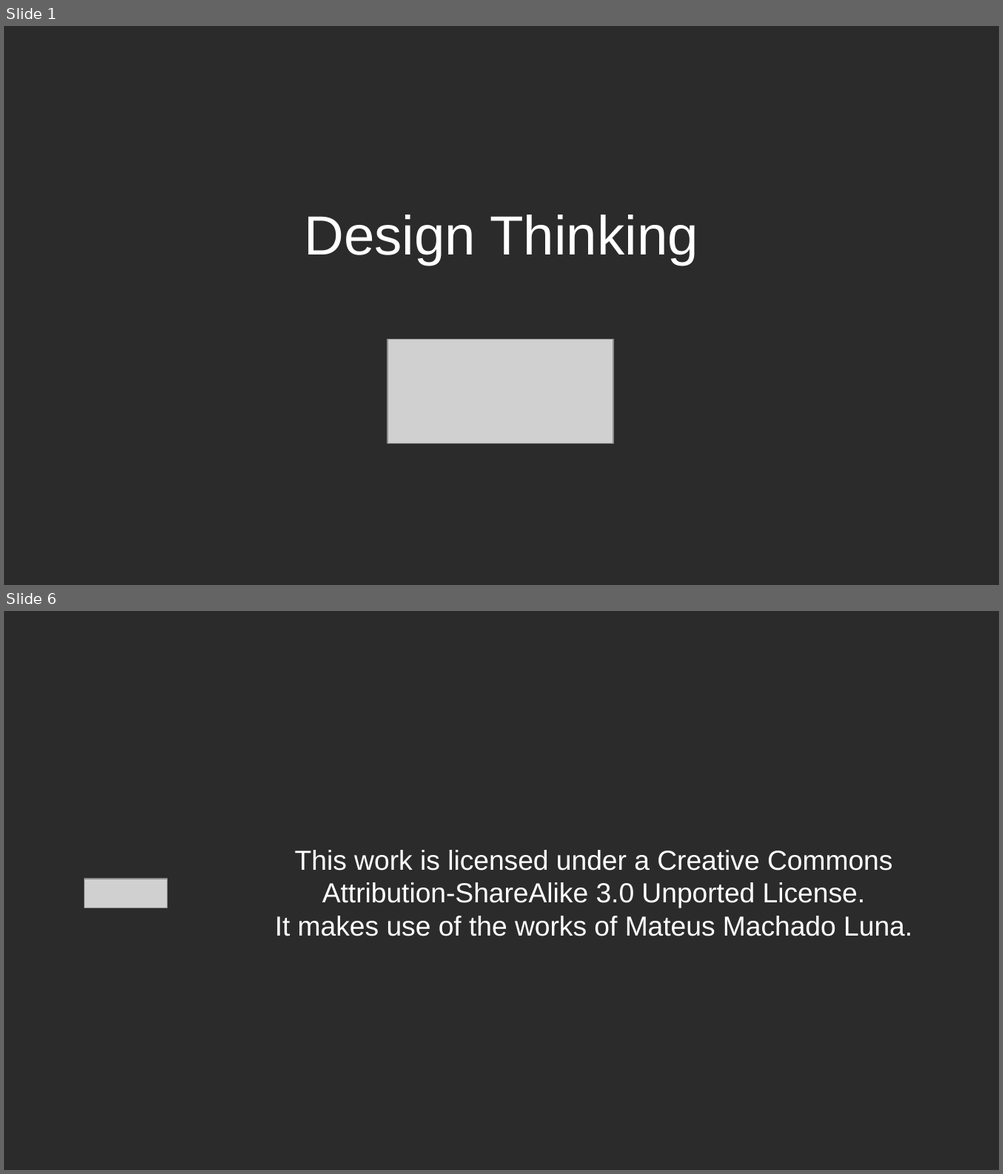
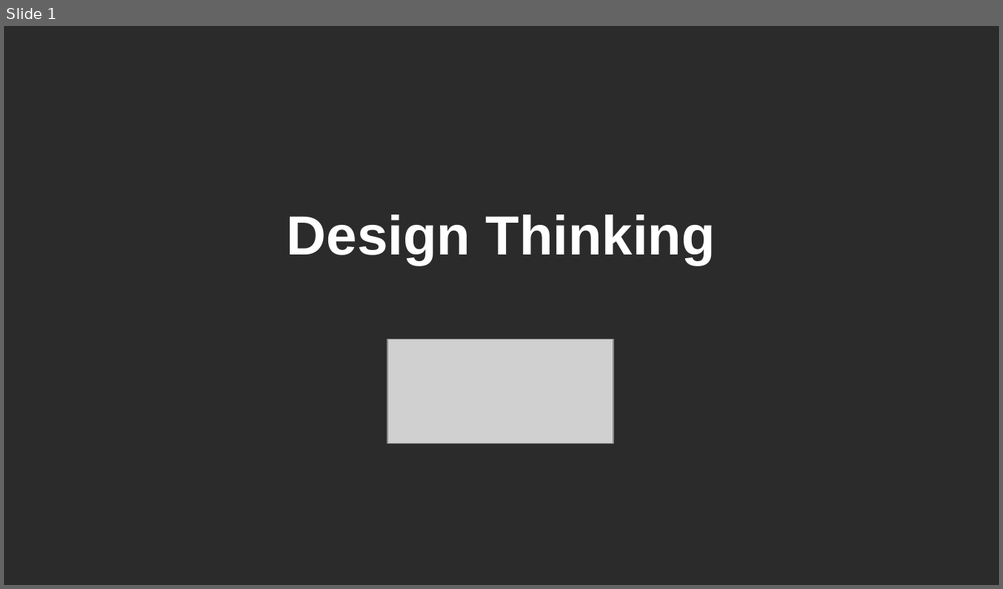
Before and after one commit to jejaksaid/course-flc, a slide deck: design thinking/slide.odp. Shown one above the other, each under a label of ours: slides 1 and 6 before the commit, slide 1 after it; the slides between them are not shown. The pictures are 1003x1174 and 1003x589 pixels, drawn with LibreOffice and Linux fonts; fonts in the diff are those of the drawing; grey boxes stand for pictures; background and template pictures are left out; a plain dark background stands for a picture behind light text. Boxes give left, top, right and bottom in pixels: in the first picture for what was removed or moved away, otherwise in the second. Text is boxed around its words. In the diff, an @@ line names an element or a change of style, - is before the commit and + after.

Commit message:
edited design thinking

```diff
--- a/design thinking/slide.odp
+++ b/design thinking/slide.odp
@@ slide 6 removed at <box>4,611,999,1170</box>, background picture (left out) @@
@@ title removed at <box>275,850,912,937</box> @@
-This work is licensed under a Creative Commons Attribution-ShareAlike 3.0 Unported License.
-It makes use of the works of Mateus Machado Luna.
@@ picture removed at <box>85,879,168,908</box> @@
@@ slide 1 changed as well @@
@@ title "Design Thinking" at <box>287,215,715,265</box>: bold on @@
```
Also in this commit, not shown: 8 slides added, 4 other slides removed, 2 other files.
